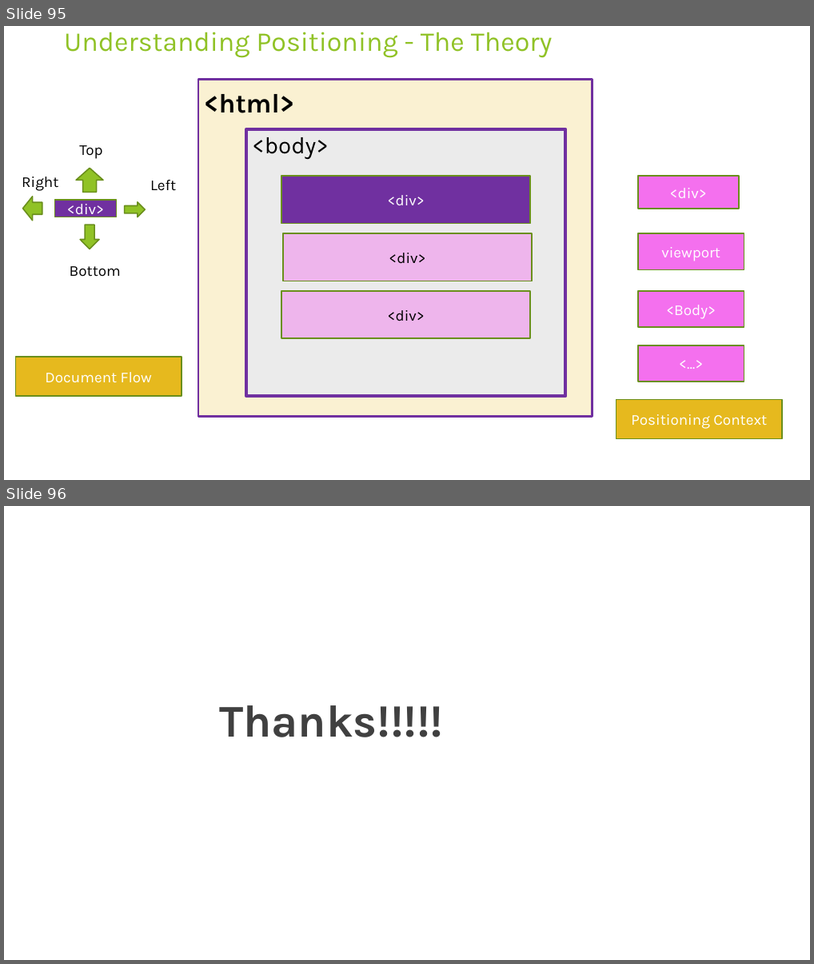
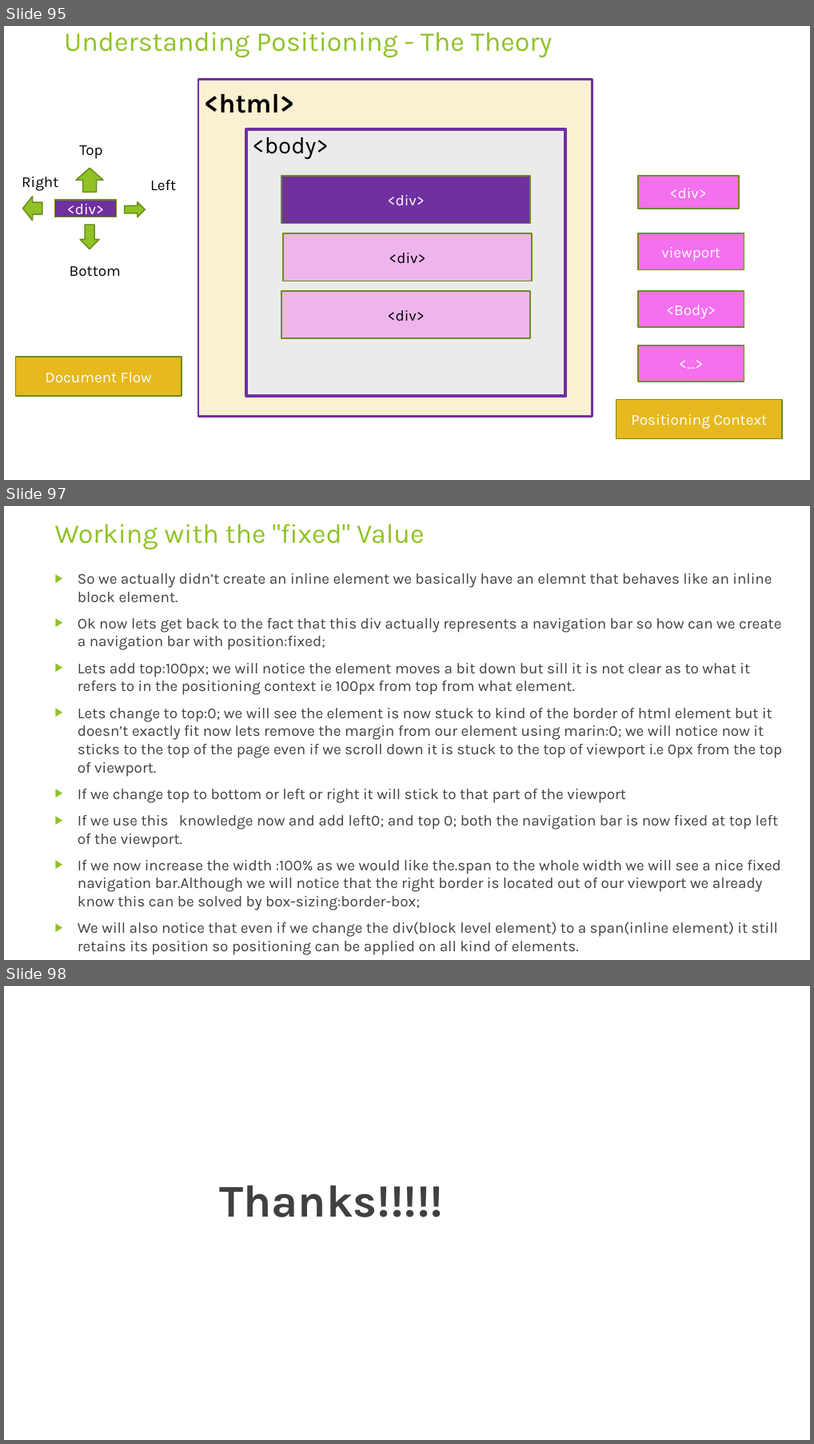
Before and after one commit to rudhrainfogain/CSS, a slide deck: PPT/Css-v6.pptx. Shown one above the other, each under a label of ours: slides 95 and 96 before the commit, slides 95, 97 and 98 after it; the slides between them are not shown. The pictures are 814x964 and 814x1444 pixels, drawn with LibreOffice and Linux fonts; fonts in the diff are those of the drawing. Boxes give left, top, right and bottom in pixels: in the first picture for what was removed or moved away, otherwise in the second. Text is boxed around its words. In the diff, an @@ line names an element or a change of style, - is before the commit and + after.

Commit message:
WorkingWithFixedValue

```diff
--- a/PPT/Css-v6.pptx
+++ b/PPT/Css-v6.pptx
@@ slide 97 added at bbox=[4, 506, 810, 960], background #FFFFFF @@
@@ title added at bbox=[55, 524, 424, 550], 32.4 pt, text #90C226 @@
+Working with the "fixed" Value
@@ text added at bbox=[78, 573, 782, 955], 18 pt, text #404040 @@
+▶ So we actually didn’t create an inline element we basically have an elemnt that behaves like an inline block element.
+▶ Ok now lets get back to the fact that this div actually represents a navigation bar so how can we create a navigation bar with position:fixed;
+▶ Lets add top:100px; we will notice the element moves a bit down but sill it is not clear as to what it refers to in the positioning context ie 100px from top from what element.
+▶ Lets change to top:0; we will see the element is now stuck to kind of the border of html element but it doesn’t exactly fit now lets remove the margin from our element using marin:0; we will notice now it sticks to the top of the page even if we scroll down it is stuck to the top of viewport i.e 0px from the top of viewport.
+▶ If we change top to bottom or left or right it will stick to that part of the viewport
+▶ If we use this knowledge now and add left0; and top 0; both the navigation bar is now fixed at top left of the viewport.
+▶ If we now increase the width :100% as we would like the.span to the whole width we will see a nice fixed navigation bar.Although we will notice that the right border is located out of our viewport we already know this can be solved by box-sizing:border-box;
+▶ We will also notice that even if we change the div(block level element) to a span(inline element) it still retains its position so positioning can be applied on all kind of elements.
@@ what was slide 96 is now slide 98 @@
```
Also in this commit, not shown: 1 other slide added, 2 other files.
